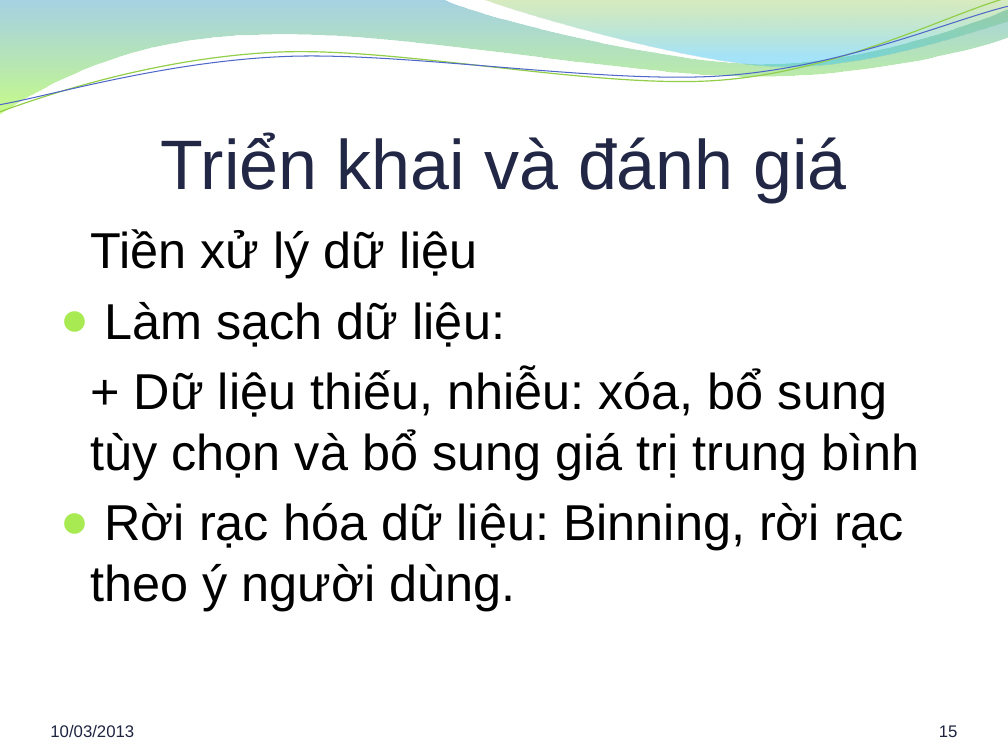
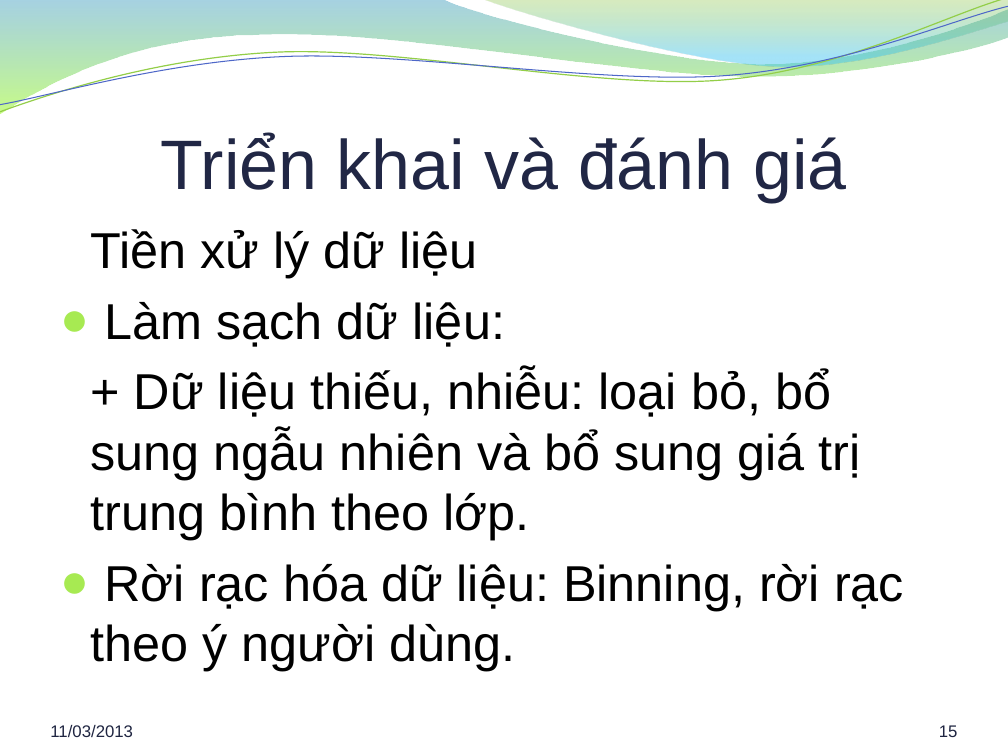
Before and after one commit to hung94it/benhvien, a slide deck: slide 15 of Diabetes/Documents/Report/Bao cao khoa luan.pptx. Drawn at 1008x756 pixels with LibreOffice and Linux fonts; fonts in the diff are those of the drawing; background and template pictures are left out. Boxes give left, top, right and bottom in pixels: in the first picture for what was removed or moved away, otherwise in the second. Text is boxed around its words. In the diff, an @@ line names an element or a change of style, - is before the commit and + after.

```diff
--- a/Diabetes/Documents/Report/Bao cao khoa luan.pptx
+++ b/Diabetes/Documents/Report/Bao cao khoa luan.pptx
@@ text at (91, 369, 861, 540): text changed @@
-+ Dữ liệu thiếu, nhiễu: xóa, bổ sung tùy chọn và bổ sung giá trị trung bình
++ Dữ liệu thiếu, nhiễu: loại bỏ, bổ sung ngẫu nhiên và bổ sung giá trị trung bình theo lớp.
@@ text at (50, 725, 133, 737): text changed @@
-10/03/2013
+11/03/2013
```
Also in this commit, not shown: 26 other slides changed.
